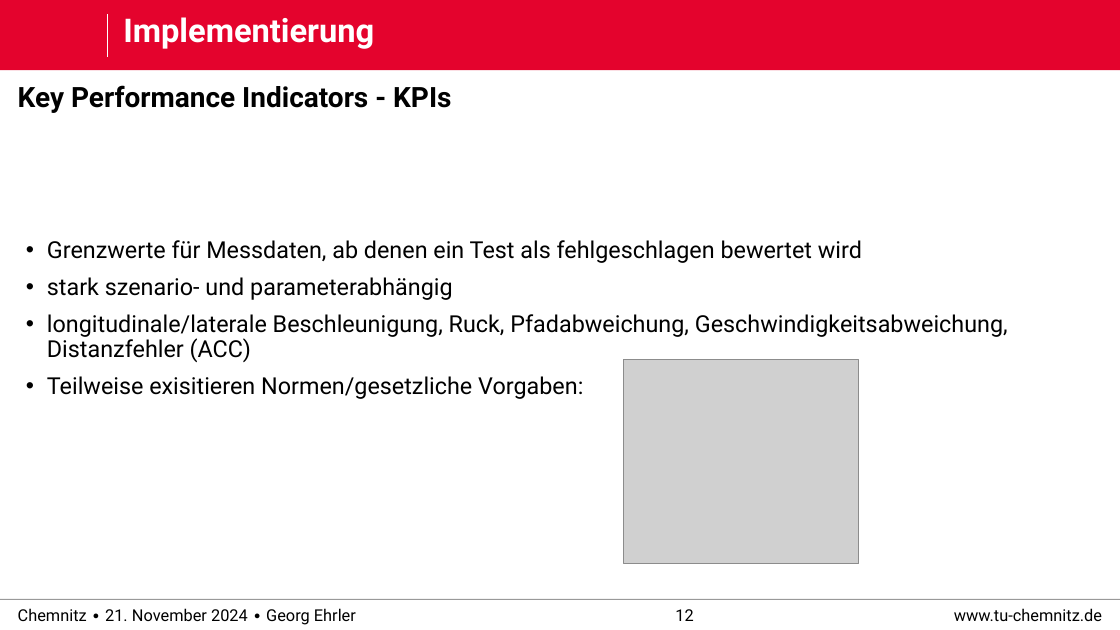
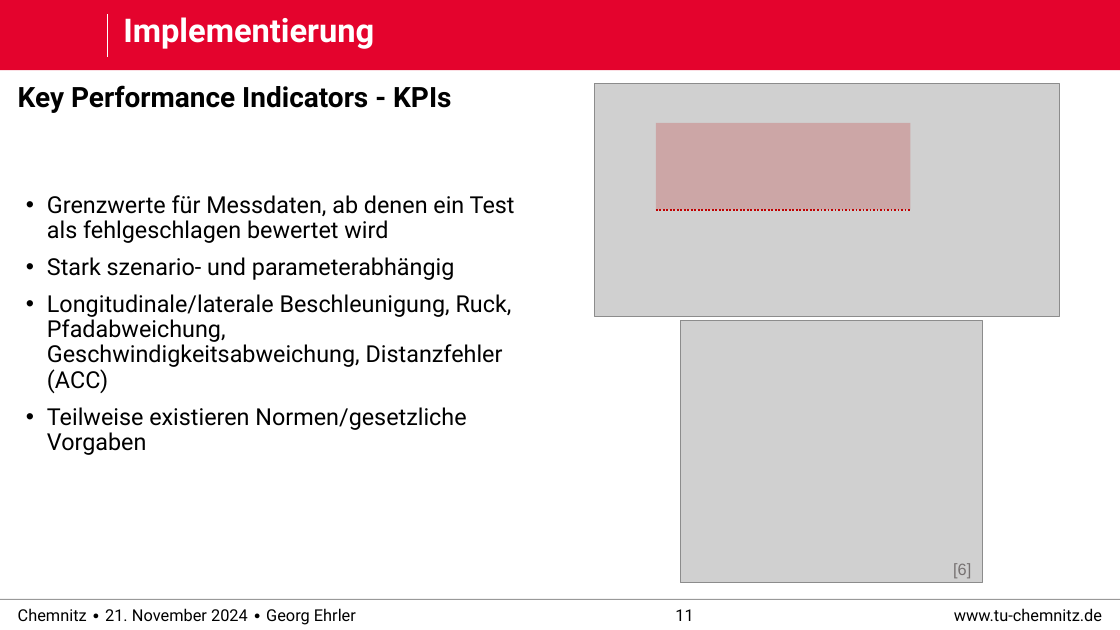
Before and after one commit to derEhrler/ACSDthesis_edited, a slide deck: slide 11 of defense/praktikum_defense.pptx (slide 12 before the commit). Drawn at 1120x630 pixels with LibreOffice and Linux fonts; fonts in the diff are those of the drawing; grey boxes stand for pictures; background and template pictures are left out. Boxes give left, top, right and bottom in pixels: in the first picture for what was removed or moved away, otherwise in the second. Text is boxed around its words. In the diff, an @@ line names an element or a change of style, - is before the commit and + after.

Commit message:
Version: test zu moreno

```diff
--- a/defense/praktikum_defense.pptx
+++ b/defense/praktikum_defense.pptx
@@ picture added at [594, 83, 1060, 316] @@
@@ rectangle added at [656, 123, 911, 209], fill #C00000 at 20% opacity @@
@@ text "Grenzwerte für Messdaten, ab denen ...": place and size @@
-text "Grenzwerte für Messdaten, ab denen ..." at [47, 240, 1008, 399]
+text "Grenzwerte für Messdaten, ab denen ..." at [47, 195, 515, 455]
@@ line added from (656, 210) to (911, 210), #C00000 1.5 pt dashed @@
@@ text at [47, 257, 512, 455]: text changed @@
-• stark szenario- und parameterabhängig
-• longitudinale/laterale Beschleunigung, Ruck, Pfadabweichung, Geschwindigkeitsabweichung, Distanzfehler (ACC)
-• Teilweise exisitieren Normen/gesetzliche Vorgaben:
+• Stark szenario- und parameterabhängig
+• Longitudinale/laterale Beschleunigung, Ruck, Pfadabweichung, Geschwindigkeitsabweichung, Distanzfehler (ACC)
+• Teilweise existieren Normen/gesetzliche Vorgaben
@@ picture: place and size @@
-picture at [623, 360, 859, 564]
+picture at [681, 320, 983, 583]
@@ text added at [953, 563, 971, 578], 14 pt, text #767171 @@
+[6]
@@ page number at [675, 609, 693, 621]: text changed @@
-12
+11
```
Also in this commit, not shown: 12 other slides changed, 5 slides added, 5 slides removed, 7 other files.
